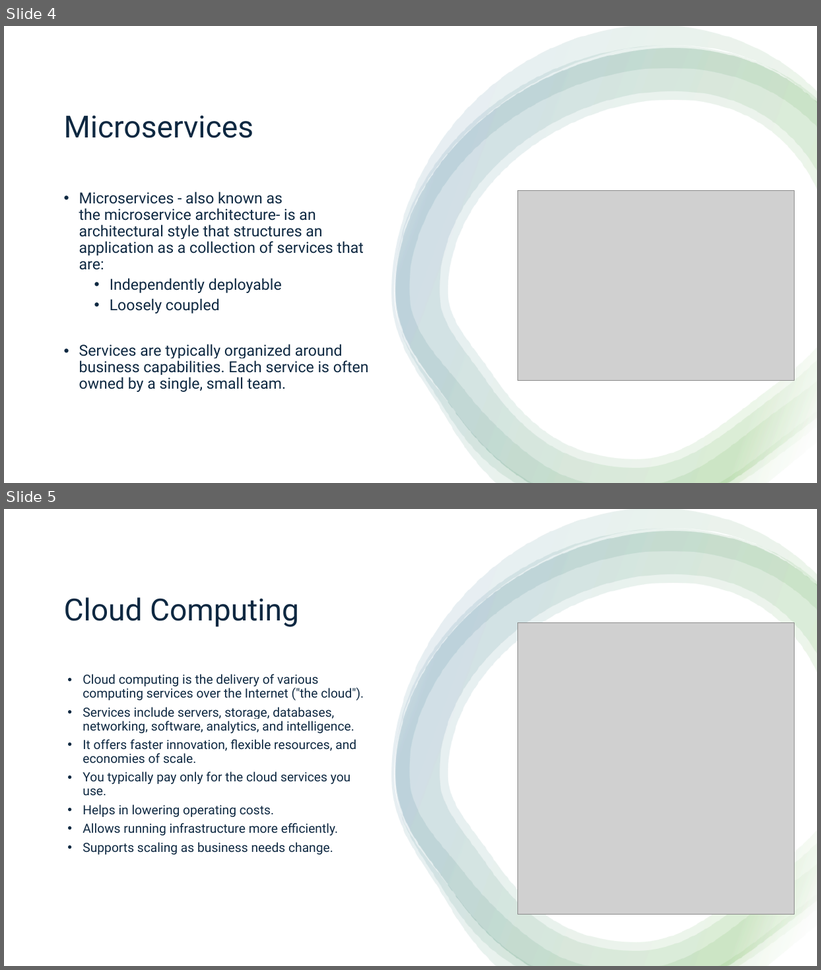
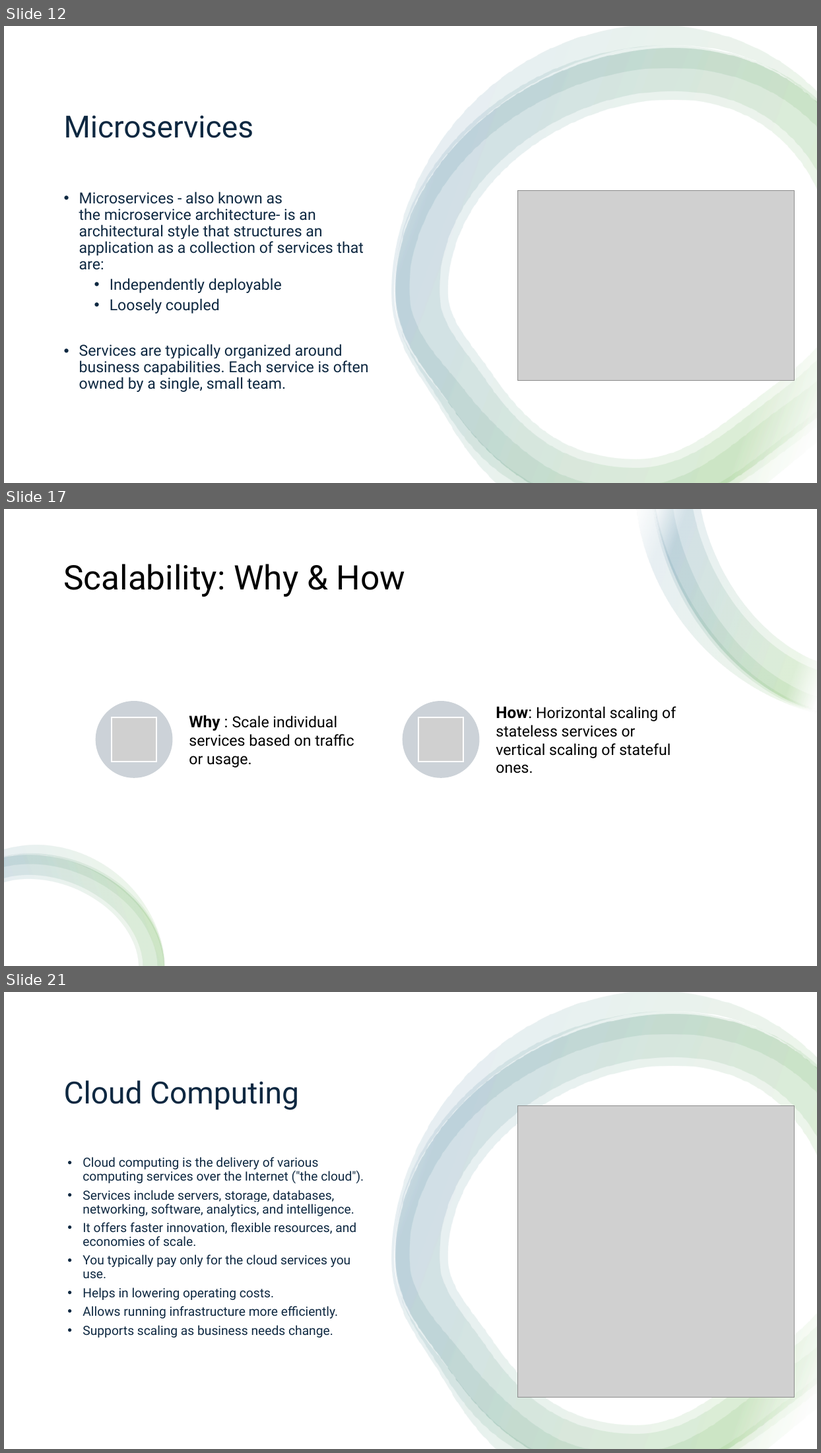
Before and after one commit to aprabhat/spring_boot_microservice, a slide deck: spring_boot.pptx. Shown one above the other, each under a label of ours: slides 4 and 5 before the commit, slides 12, 17 and 21 after it; the slides between them are not shown. The pictures are 821x970 and 821x1453 pixels, drawn with LibreOffice and Linux fonts; fonts in the diff are those of the drawing; grey boxes stand for pictures. Boxes give left, top, right and bottom in pixels: in the first picture for what was removed or moved away, otherwise in the second. Text is boxed around its words. In the diff, an @@ line names an element or a change of style, - is before the commit and + after.

```diff
--- a/spring_boot.pptx
+++ b/spring_boot.pptx
@@ slide 17 added at [4,509,817,966], background #FFFFFF @@
@@ rectangle added at [4,509,817,966], fill #FFFFFF @@
@@ group added at [636,509,817,714]: 4 freeform shapes @@
@@ title added at [64,564,405,597], 40 pt, text #000000 @@
+Scalability: Why & How
@@ group added at [96,701,676,778]: 2 ellipses, 2 pictures, 2 texts @@
+Why : Scale individual services based on traffic or usage.
+How: Horizontal scaling of stateless services or vertical scaling of stateful ones.
@@ group added at [4,846,165,966]: 4 freeform shapes @@
@@ what was slide 4 is now slide 12 @@
@@ what was slide 5 is now slide 21 @@
```
Also in this commit, not shown: 7 other slides added.
